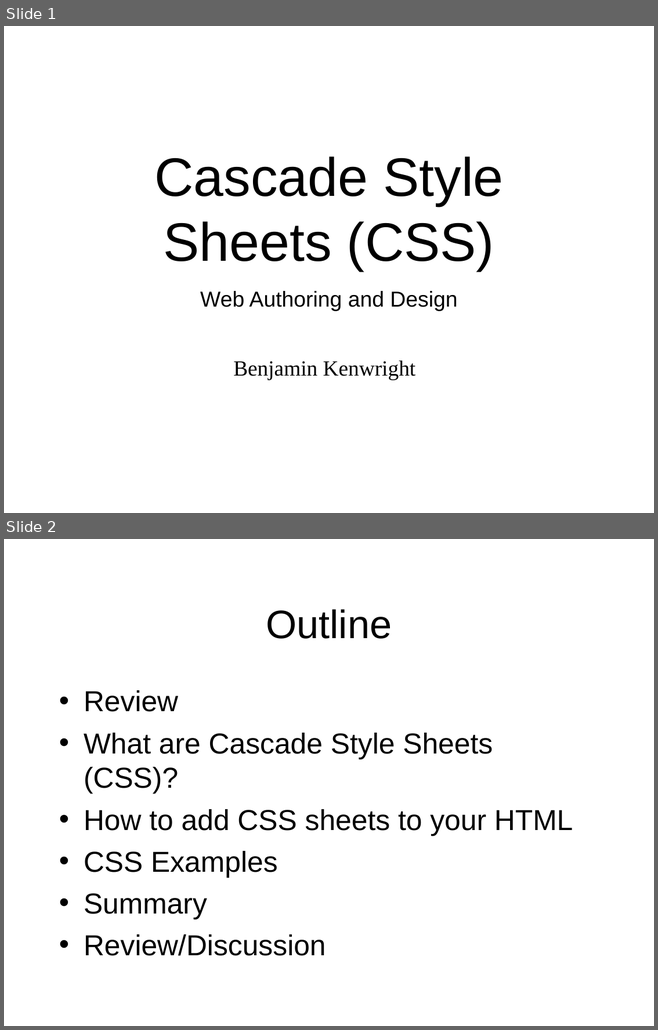
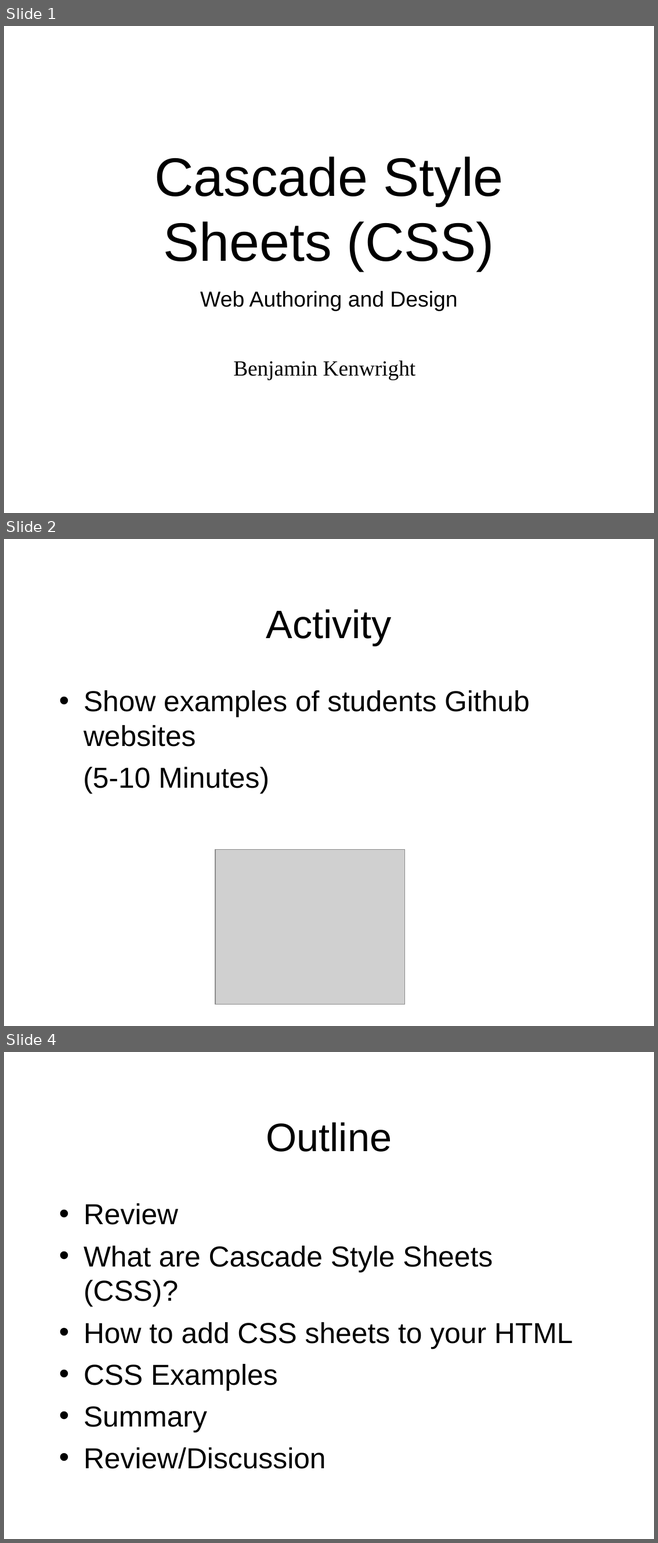
Before and after one commit to octaviordz/zjnu2017.github.io, a slide deck: WAD/lectures/050--CSS.ppt. Shown one above the other, each under a label of ours: slides 1 and 2 before the commit, slides 1, 2 and 4 after it; the slides between them are not shown. The pictures are 658x1030 and 658x1543 pixels, drawn with LibreOffice and Linux fonts; fonts in the diff are those of the drawing; grey boxes stand for pictures. Boxes give left, top, right and bottom in pixels: in the first picture for what was removed or moved away, otherwise in the second. Text is boxed around its words. In the diff, an @@ line names an element or a change of style, - is before the commit and + after.

```diff
--- a/WAD/lectures/050--CSS.ppt
+++ b/WAD/lectures/050--CSS.ppt
@@ slide 2 added at <box>4,539,654,1026</box>, background #FFFFFF @@
@@ title added at <box>266,609,392,646</box>, 44 pt, text #000000 @@
+Activity
@@ text added at <box>83,690,529,794</box>, 32 pt, text #000000 @@
+• Show examples of students Github websites
+(5-10 Minutes)
@@ picture added at <box>215,849,405,1005</box> @@
@@ what was slide 2 is now slide 4 @@
```
Also in this commit, not shown: 7 slides changed, 25 other slides added, 1 slide removed, 2 other files.
